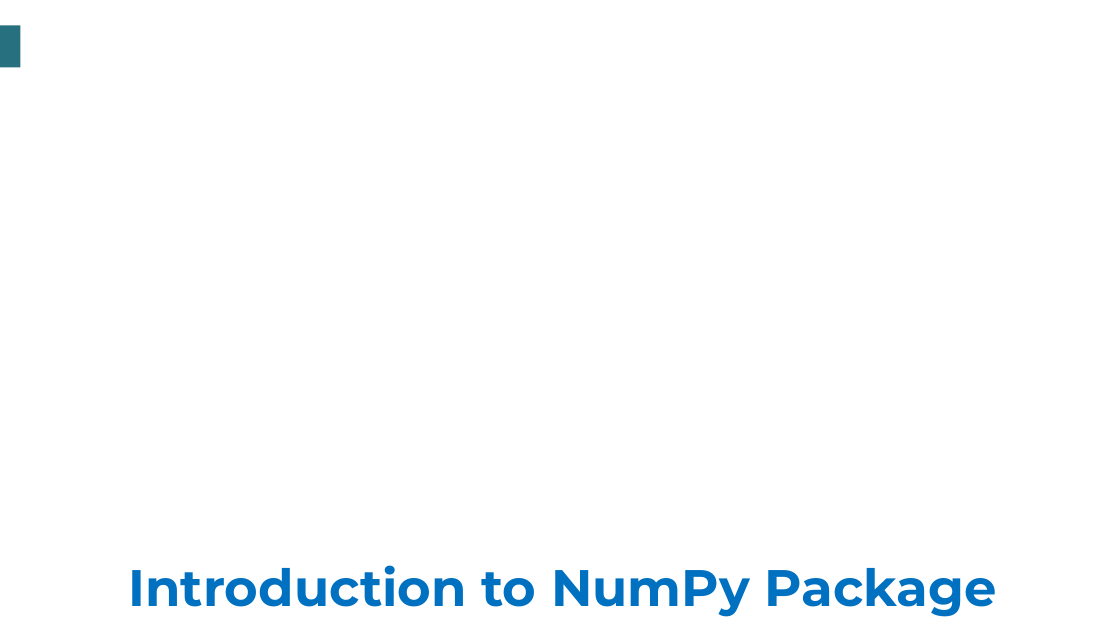
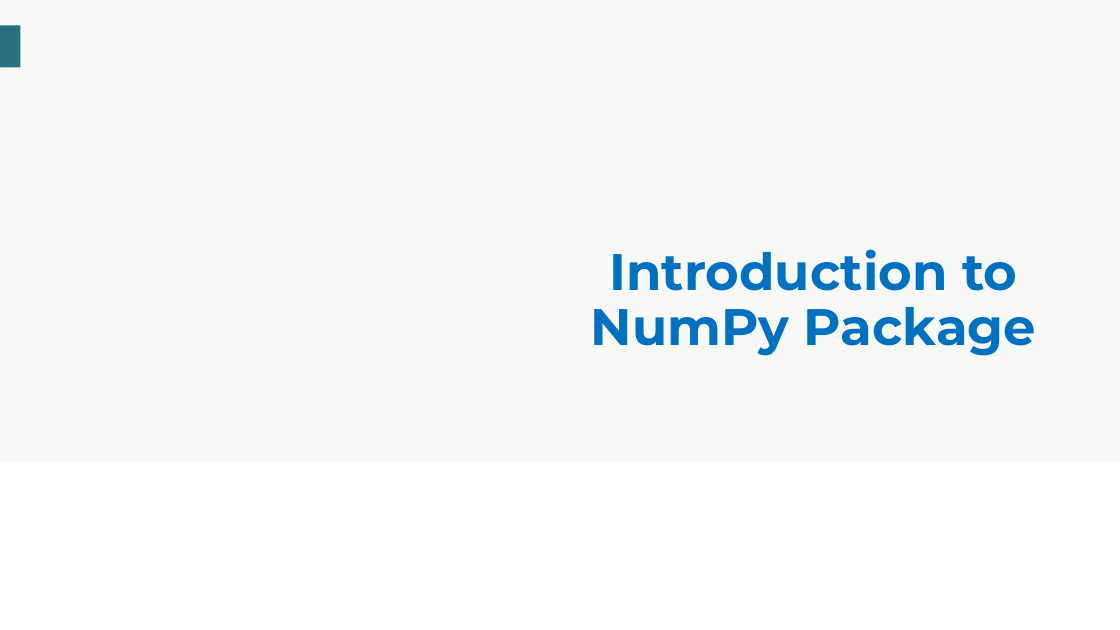
Before and after one commit to tauniversity/TAU-Data-Science-Training, a slide deck: slide 2 of Data Science resources/Introduction to Data Science/Slides/Slide Unit 2/1. Introduction to NumPy.pptx. Drawn at 1120x630 pixels with LibreOffice and Linux fonts; fonts in the diff are those of the drawing; background and template pictures are left out. Boxes give left, top, right and bottom in pixels: in the first picture for what was removed or moved away, otherwise in the second. Text is boxed around its words. In the diff, an @@ line names an element or a change of style, - is before the commit and + after.

Commit message:
Slide Unit 2: Intro to NumPy (completed)

```diff
--- a/Data Science resources/Introduction to Data Science/Slides/Slide Unit 2/1. Introduction to NumPy.pptx
+++ b/Data Science resources/Introduction to Data Science/Slides/Slide Unit 2/1. Introduction to NumPy.pptx
@@ background #FFFFFF to #F8F9F7 @@
@@ title "Introduction to NumPy Package" rewrapped from bbox=[129, 565, 997, 617] to bbox=[591, 249, 1036, 356] @@
```
Also in this commit, not shown: 1 other slide changed.
